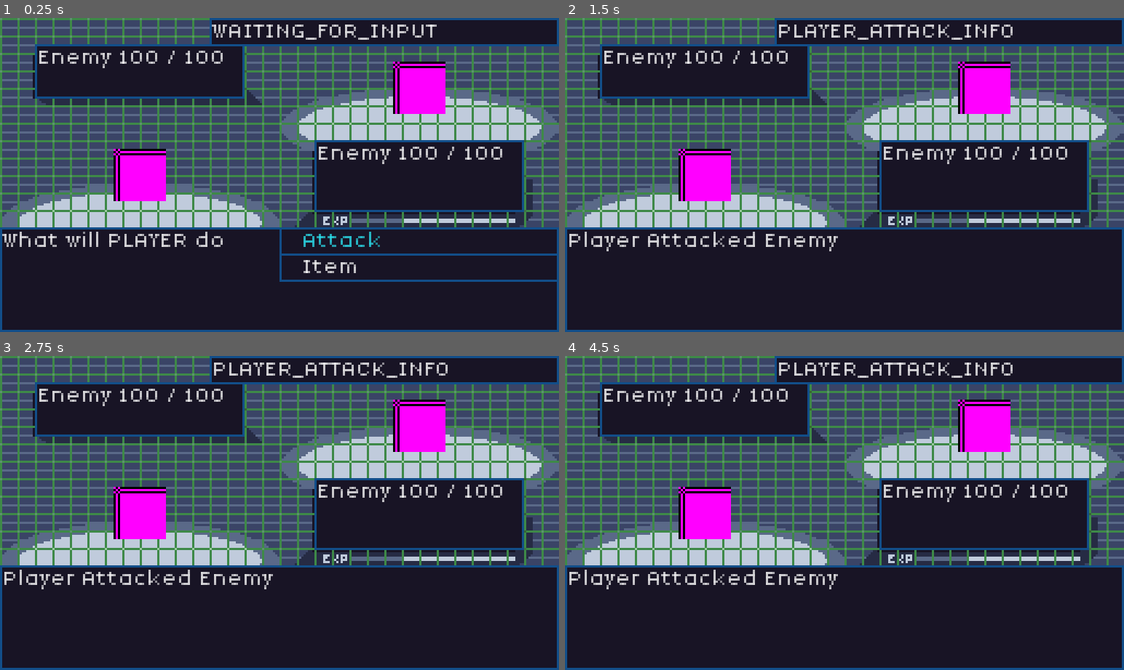
Above: before the commit, frames 1-4 (two rows, left to right).
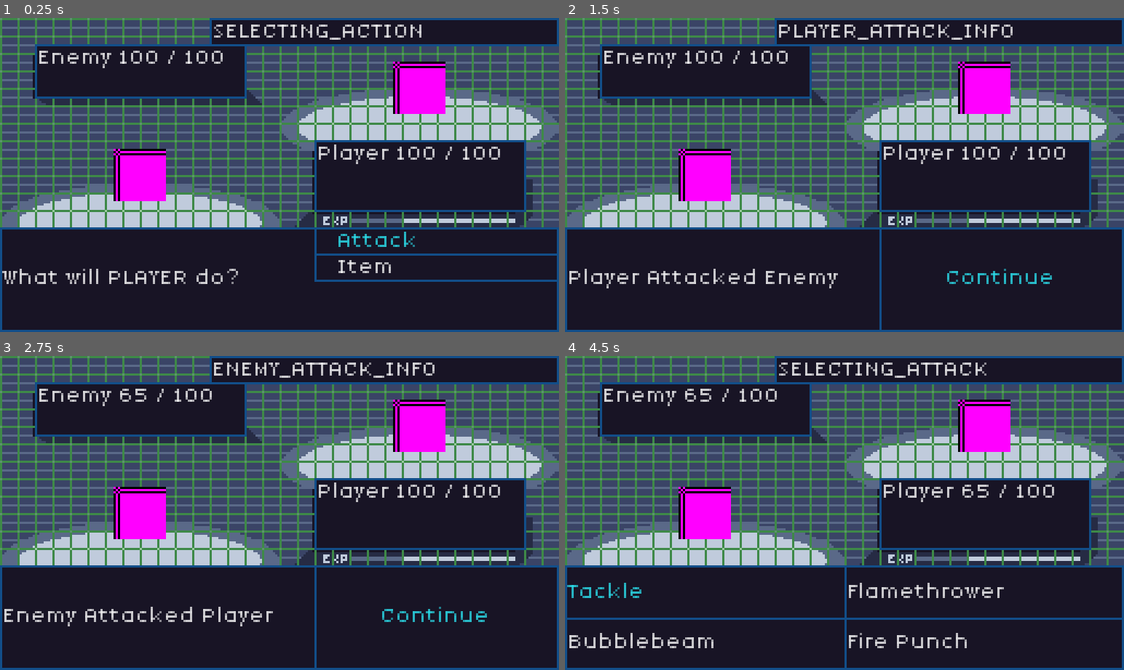
Above: after the commit, the same moments.

Repository: JakeTaussig/rpg-rougelike
Game: Godot game, scene res://scenes/battle.tscn
Same seed, same stepped clock (60 frames per second), same inputs: the game is played once before the commit and once after it.
Inputs (mouse positions are in pixels of both pictures, inside the frame that each line leads up to):
- Up to frame 1 (0.25 s): no input
- Up to frame 2 (1.5 s): click "Attack" at 0.5 s; click "Tackle" at 1.25 s
- Up to frame 3 (2.75 s): click (436, 616) at 2 s, where only the run after the commit has a clickable "Continue"
- Up to frame 4 (4.5 s): click (1001, 616) at 2.75 s, where only the run after the commit has a clickable "Continue"; click (1001, 604) at 3.5 s, where only the run after the commit has a clickable "Item"; click (1001, 578) at 4.25 s, where only the run after the commit has a clickable "Attack"

The runs differ from the first frame. In frame 1, 3.6% of the frame differs, in the area x 0-95%, y 2-85%; in frame 2, 2.6%; in frame 3, 3.9%; in frame 4, 4.6%, in the area x 0-100%, y 2-100%.

Commit message:
separate `WAITING_FOR_INPUT` into `SELECTING_ACTION` and `SELECTING_ATTACK`

Diff:
--- a/scenes/battle.tscn
+++ b/scenes/battle.tscn
@@ -18,15 +18,16 @@
 [node name="Status" type="Label" parent="BottomBar"]
 unique_name_in_owner = true
 offset_top = 96.0
-offset_right = 128.0
+offset_right = 144.0
 offset_bottom = 143.0
 theme = ExtResource("2_p1qf1")
-text = "What will PLAYER do"
+text = "What will PLAYER do?"
+vertical_alignment = 1
 autowrap_mode = 2
 
 [node name="Action" type="VBoxContainer" parent="BottomBar"]
 unique_name_in_owner = true
-offset_left = 128.0
+offset_left = 144.0
 offset_top = 96.0
 offset_right = 255.0
 offset_bottom = 144.0
@@ -47,8 +48,8 @@
 unique_name_in_owner = true
 visible = false
 offset_top = 96.0
-offset_right = 256.0
-offset_bottom = 148.0
+offset_right = 255.0
+offset_bottom = 143.0
 theme = ExtResource("2_p1qf1")
 theme_override_constants/h_separation = 0
 theme_override_constants/v_separation = 0
@@ -80,6 +81,16 @@
 "
 alignment = 0
 
+[node name="ContinueButton" type="Button" parent="BottomBar"]
+unique_name_in_owner = true
+visible = false
+offset_left = 144.0
+offset_top = 96.0
+offset_right = 255.0
+offset_bottom = 143.0
+theme = ExtResource("2_p1qf1")
+text = "Continue"
+
 [node name="HealthPanels" type="Node2D" parent="."]
 position = Vector2(-1, 0)
 
@@ -87,7 +98,7 @@
 unique_name_in_owner = true
 offset_left = 17.0
 offset_top = 12.0
-offset_right = 112.0
+offset_right = 113.0
 offset_bottom = 36.0
 theme = ExtResource("2_p1qf1")
 text = "Enemy"
@@ -96,7 +107,7 @@
 unique_name_in_owner = true
 offset_left = 145.0
 offset_top = 56.0
-offset_right = 240.0
+offset_right = 241.0
 offset_bottom = 88.0
 theme = ExtResource("2_p1qf1")
 theme_override_styles/normal = ExtResource("4_lpir7")
@@ -126,3 +137,4 @@
 [connection signal="pressed" from="BottomBar/Attack/Move2" to="." method="_on_move_pressed" binds= [1]]
 [connection signal="pressed" from="BottomBar/Attack/Move3" to="." method="_on_move_pressed" binds= [2]]
 [connection signal="pressed" from="BottomBar/Attack/Move4" to="." method="_on_move_pressed" binds= [3]]
+[connection signal="pressed" from="BottomBar/ContinueButton" to="." method="_on_info_button_pressed"]
--- a/scripts/battle.gd
+++ b/scripts/battle.gd
@@ -4,8 +4,8 @@
 var turn_order_index: int = 0
 var battle_participants = []
 
-enum State {WAITING_FOR_INPUT, PLAYER_ATTACK_INFO, ENEMY_ATTACK, ENEMY_ATTACK_INFO}
-var state: State = State.WAITING_FOR_INPUT
+enum State {SELECTING_ACTION, SELECTING_ATTACK, PLAYER_ATTACK_INFO, ENEMY_ATTACK, ENEMY_ATTACK_INFO}
+var state: State = State.SELECTING_ACTION
 
 # Called when the node enters the scene tree for the first time.
 func _ready() -> void:
@@ -16,7 +16,7 @@
 		%Attack.get_child(i).text = %Player.moves[i].move_name
 
 	if battle_participants[turn_order_index].is_player:
-		_update_state(State.WAITING_FOR_INPUT)
+		_update_state(State.SELECTING_ACTION)
 	else:
 		_update_state(State.ENEMY_ATTACK)
 
@@ -26,29 +26,33 @@
 
 	%StateDisplay.text = State.keys()[state]
 
-	if old_state == State.WAITING_FOR_INPUT:
-		%Action.visible = true
+	if old_state == State.SELECTING_ACTION:
+		%Action.visible = false
+	elif old_state == State.SELECTING_ATTACK:
 		%Attack.visible = false
-	if old_state == State.PLAYER_ATTACK_INFO || old_state == State.ENEMY_ATTACK_INFO:
+	elif old_state == State.PLAYER_ATTACK_INFO || old_state == State.ENEMY_ATTACK_INFO:
+		%ContinueButton.visible = false
 		_render_hp()
 
-	if state == State.WAITING_FOR_INPUT:
+	if state == State.SELECTING_ACTION:
 		%Status.size.x = 255
-		%Status.text = "What will PLAYER do"
+		%Status.text = "What will PLAYER do?"
 		%Action.visible = true
-		%Attack.visible = false
 		%Action.get_child(0).grab_focus()
+	elif state == State.SELECTING_ATTACK:
+		%Attack.visible = true
+		%Attack.get_child(0).grab_focus()
 	elif state == State.ENEMY_ATTACK:
 		%Enemy.use_move(0, %Player)
 		_update_state(State.ENEMY_ATTACK_INFO)
 	elif state == State.PLAYER_ATTACK_INFO:
-		%Action.visible = false
-		%Status.size.x = 255
 		%Status.text = "Player Attacked Enemy"
+		%ContinueButton.visible = true
+		%ContinueButton.grab_focus()
 	elif state == State.ENEMY_ATTACK_INFO:
-		%Action.visible = false
-		%Status.size.x = 255
 		%Status.text = "Enemy Attacked Player"
+		%ContinueButton.visible = true
+		%ContinueButton.grab_focus()
 
 func _init_battle_participants():
 	for enemy in %Enemies.get_children():
@@ -58,23 +62,20 @@
 	battle_participants.append(%Player)
 	battle_participants.sort_custom(func(a, b): return a.speed - b.speed)
 
-func _input(event):
-	if Input.is_action_just_pressed("ui_accept"):
-		if state == State.PLAYER_ATTACK_INFO:
-			_update_state(State.ENEMY_ATTACK)
-		elif state == State.ENEMY_ATTACK_INFO:
-			_update_state(State.WAITING_FOR_INPUT)
-
-func _on_attack_pressed() -> void:
-	%Action.visible = false
-	%Attack.visible = true
-	%Attack.get_child(0).grab_focus()
-
 func _on_move_pressed(index: int) -> void:
 	%Player.use_move(index, %Enemy)
 	_update_state(State.PLAYER_ATTACK_INFO)
 
 func _render_hp() -> void:
 	%EnemyPanel.text = "Enemy " + str(%Enemy.hp) + " / " + str(%Enemy.max_hp)
-	%PlayerPanel.text = "Enemy " + str(%Player.hp) + " / " + str(%Player.max_hp)
-	pass
+	%PlayerPanel.text = "Player " + str(%Player.hp) + " / " + str(%Player.max_hp)
+
+func _on_info_button_pressed() -> void:
+	if state == State.PLAYER_ATTACK_INFO:
+		_update_state(State.ENEMY_ATTACK)
+	elif state == State.ENEMY_ATTACK_INFO:
+		_update_state(State.SELECTING_ACTION)
+
+func _on_attack_pressed() -> void:
+	if state == State.SELECTING_ACTION:
+		_update_state(State.SELECTING_ATTACK)
